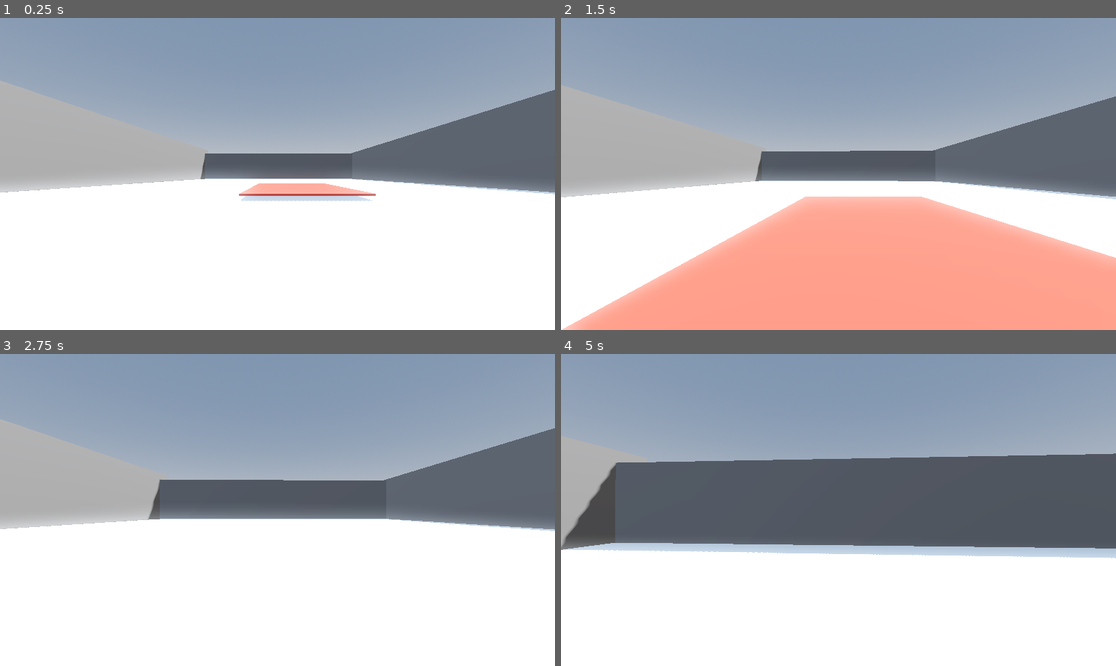
Above: before the commit, frames 1-4 (two rows, left to right).
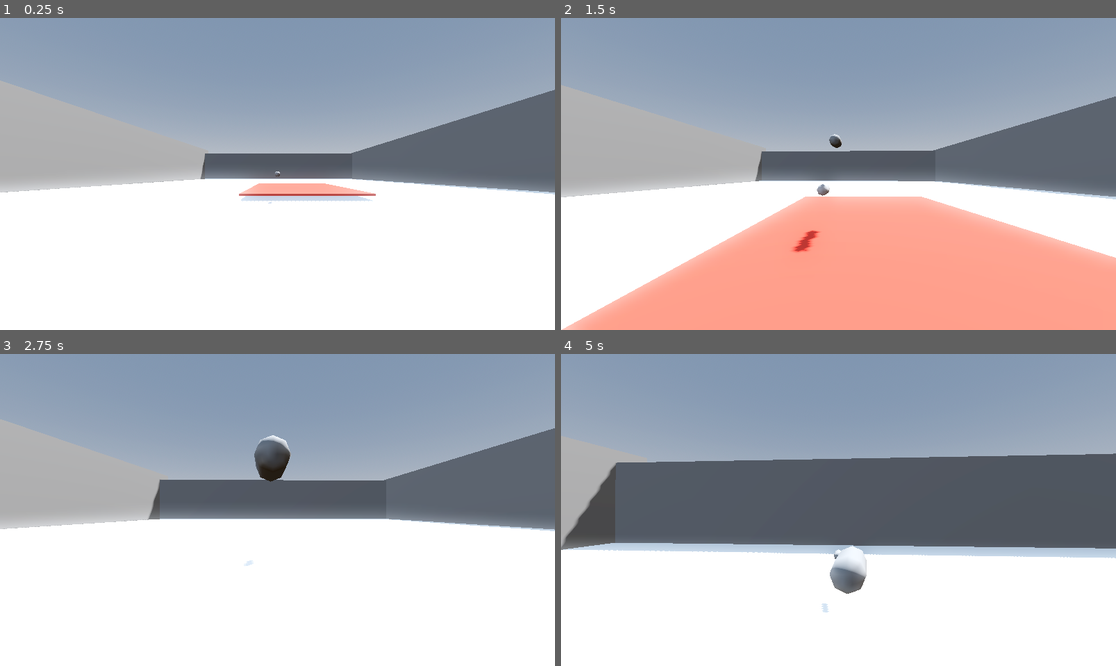
Above: after the commit, the same moments.

Repository: TylerPederson/effort
Game: Godot game, scene res://Spikes/sandbox_level_spikes.tscn
Two runs of this game, one before a commit and one after it. Both use one fixed random seed, a clock stepped at 60 frames per second and the inputs below. This scene is started directly instead of the project's main scene.
Inputs (mouse positions are in pixels of both pictures, inside the frame that each line leads up to):
- Up to frame 1 (0.25 s): no input
- Up to frame 2 (1.5 s): tap Enter (ui_accept) at 0.5, 0.77 s; move the mouse to (866, 174) at 0.52 s; hold Up (ui_up) from 0.53 s (still down); move the mouse to (810, 174) at 1.27 s
- Up to frame 3 (2.75 s): keep holding Up (ui_up); tap Enter (ui_accept) at 1.52 s; move the mouse to (288, 503) at 2.02 s
- Up to frame 4 (5 s): keep holding Up (ui_up); move the mouse to (832, 516) at 2.77 s; tap Enter (ui_accept) at 3.02, 3.77, 4.52 s; move the mouse to (877, 513) at 3.52 s; move the mouse to (794, 506) at 4.27 s

The runs differ from the first frame. In frame 1, less than 0.1% of the frame differs, in the area x 48-51%, y 49-60%; in frame 2, 0.3%; in frame 3, 0.7%, in the area x 43-53%, y 26-68%; in frame 4, 0.7%.

Commit message:
Implement Shoot Functionality
The 3rd combat action: shooting. Shooting is slightly different from stab and swing in that it will instantiate a projectile that has its own lifetime and components.

Diff:
--- a/Spikes/sandbox_level_spikes.tscn
+++ b/Spikes/sandbox_level_spikes.tscn
@@ -1,8 +1,9 @@
-[gd_scene load_steps=14 format=3 uid="uid://lufehvu5wiic"]
+[gd_scene load_steps=15 format=3 uid="uid://lufehvu5wiic"]
 
 [ext_resource type="PackedScene" uid="uid://703h7fkmxdhp" path="res://player.tscn" id="1_5puvd"]
 [ext_resource type="PackedScene" uid="uid://cnyqybv3bcgfh" path="res://stats-and-combat/Components/health_component.tscn" id="2_7c1hg"]
 [ext_resource type="PackedScene" uid="uid://dkb233trnmk0q" path="res://stats-and-combat/Components/hitbox_component.tscn" id="3_5m3bv"]
+[ext_resource type="PackedScene" uid="uid://bg16ugxonu0ke" path="res://stats-and-combat/Weapons/projectile.tscn" id="3_sjeky"]
 [ext_resource type="PackedScene" uid="uid://cm6ekv7xheido" path="res://Spikes/spikes.tscn" id="4_clqtg"]
 [ext_resource type="PackedScene" uid="uid://dtgglf6kcaaf" path="res://stats-and-combat/Components/attack_component.tscn" id="4_ylna3"]
 [ext_resource type="PackedScene" uid="uid://bad74nx0no6g8" path="res://TargetDummy/target_dummy.tscn" id="5_67b5x"]
@@ -58,9 +59,10 @@
 [node name="WeaponHolder" type="Node3D" parent="Player/HorizontalPivot/VerticalPivot" index="0"]
 
 [node name="Weapon_Component" parent="Player/HorizontalPivot/VerticalPivot/WeaponHolder" instance=ExtResource("5_sjeky")]
+projectile_scene = ExtResource("3_sjeky")
 damage = 5
 cooldown = 0.75
-attack_range = 3.0
+attack_range = 2.0
 
 [node name="Health_Component" parent="Player" instance=ExtResource("2_7c1hg")]
 
--- a/stats-and-combat/Components/damage_component.gd
+++ b/stats-and-combat/Components/damage_component.gd
@@ -1,5 +1,7 @@
 extends Area3D
 class_name DamageComponent
+
+signal successful_hit
 
 @export var damage_value : int = 10
 @export var cooldown : float = 1.0
@@ -24,9 +26,13 @@
 
 	var hitbox : HitboxComponent = body
 	hitbox.receive_damage(damage_value)
+	successful_hit.emit()
 
 	ready_to_damage = false
 	cooldown_timer.start()
 
 func on_cooldown_timer_timeout():
 	ready_to_damage = true
+
+func set_damage(_damage: int):
+	damage_value = _damage
--- a/stats-and-combat/Components/weapon_component.gd
+++ b/stats-and-combat/Components/weapon_component.gd
@@ -10,8 +10,9 @@
 }
 
 
-var attackStyle : WeaponAttackStyle = WeaponAttackStyle.SWING
+var attackStyle : WeaponAttackStyle = WeaponAttackStyle.SHOOT
 
+@export var projectile_scene : PackedScene
 @export var damage : int = 1
 @export var cooldown : float = 0.5
 @export var attack_range : float = 1.5
@@ -80,4 +81,12 @@
 	attack_cast.target_position = Vector3.FORWARD * attack_range
 
 func _shoot():
-	pass
+	attacking = true
+	attack_cast.enabled = false
+	var projectile = projectile_scene.instantiate()
+	get_tree().get_root().add_child(projectile)
+	projectile.global_position = global_position
+	projectile.global_transform.basis = global_transform.basis
+	projectile.global_position += global_transform.basis * Vector3.FORWARD * 1.5
+	projectile.set_damage(damage)
+	projectile.set_speed(attack_range)
--- a/stats-and-combat/Components/weapon_component.tscn
+++ b/stats-and-combat/Components/weapon_component.tscn
@@ -1,7 +1,8 @@
-[gd_scene load_steps=4 format=3 uid="uid://ctpmannwcqc02"]
+[gd_scene load_steps=5 format=3 uid="uid://ctpmannwcqc02"]
 
 [ext_resource type="Script" uid="uid://ceqis4ngjspbn" path="res://stats-and-combat/Components/weapon_component.gd" id="1_tnkkm"]
 [ext_resource type="Script" uid="uid://dejjvloqulsca" path="res://stats-and-combat/Components/attack_cast.gd" id="2_6v18b"]
+[ext_resource type="PackedScene" uid="uid://bad74nx0no6g8" path="res://TargetDummy/target_dummy.tscn" id="2_ptd4s"]
 
 [sub_resource type="Curve3D" id="Curve3D_6v18b"]
 _data = {
@@ -12,6 +13,7 @@
 
 [node name="Weapon_Component" type="Node3D"]
 script = ExtResource("1_tnkkm")
+projectile_scene = ExtResource("2_ptd4s")
 
 [node name="Timer" type="Timer" parent="."]
 
--- /dev/null
+++ b/stats-and-combat/Weapons/projectile.gd
@@ -0,0 +1,31 @@
+extends Node3D
+
+
+var speed := 30
+var lifetime := 2.0
+
+@onready var damage_component: DamageComponent = $Damage_Component
+@onready var life_timer: Timer = $LifeTimer
+
+func _ready():
+	damage_component.connect("successful_hit", _on_hit)
+	life_timer.start(lifetime)
+
+func _physics_process(delta: float) -> void:
+	global_position += basis * Vector3.FORWARD * speed * delta
+
+func set_direction(direction: Basis):
+	global_basis = direction
+
+func set_speed(_speed : int):
+	speed = _speed
+
+func set_damage(_damage: int):
+	damage_component.set_damage(_damage)
+
+func _on_hit():
+	print("projectile hit something")
+
+
+func _on_life_timer_timeout() -> void:
+	queue_free()
--- /dev/null
+++ b/stats-and-combat/Weapons/projectile.tscn
@@ -0,0 +1,32 @@
+[gd_scene load_steps=5 format=3 uid="uid://bg16ugxonu0ke"]
+
+[ext_resource type="Script" uid="uid://dxqu1hxpc0ntm" path="res://stats-and-combat/Weapons/projectile.gd" id="1_wbu8m"]
+[ext_resource type="PackedScene" uid="uid://1omebjldyn42" path="res://stats-and-combat/Components/damage_component.tscn" id="2_vbgnd"]
+
+[sub_resource type="CapsuleShape3D" id="CapsuleShape3D_iawqr"]
+radius = 0.1
+height = 0.5
+
+[sub_resource type="CapsuleMesh" id="CapsuleMesh_pvewp"]
+radius = 0.1
+height = 0.5
+radial_segments = 8
+rings = 4
+
+[node name="Projectile" type="Node3D"]
+script = ExtResource("1_wbu8m")
+
+[node name="Damage_Component" parent="." instance=ExtResource("2_vbgnd")]
+
+[node name="CollisionShape3D" type="CollisionShape3D" parent="Damage_Component"]
+transform = Transform3D(1, 0, 0, 0, -4.371139e-08, 1, 0, -1, -4.371139e-08, 0, 0, 0)
+shape = SubResource("CapsuleShape3D_iawqr")
+
+[node name="MeshInstance3D" type="MeshInstance3D" parent="."]
+transform = Transform3D(1, 0, 0, 0, -4.371139e-08, 1, 0, -1, -4.371139e-08, 0, 0, 0)
+mesh = SubResource("CapsuleMesh_pvewp")
+
+[node name="LifeTimer" type="Timer" parent="."]
+one_shot = true
+
+[connection signal="timeout" from="LifeTimer" to="." method="_on_life_timer_timeout"]
Not shown, added: stats-and-combat/Weapons/projectile.gd.uid
